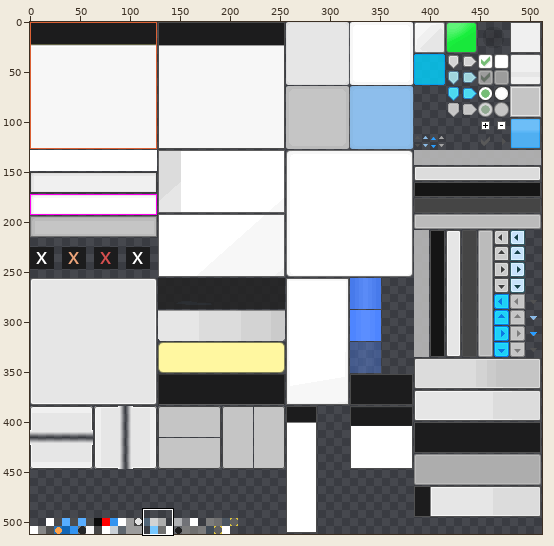
Sprite sheet: SMH/bin/Debug/Res/Img/Skin.png. The first picture is a wide view before the edit; the outline marks the close-up.
Close-up. The starting point:
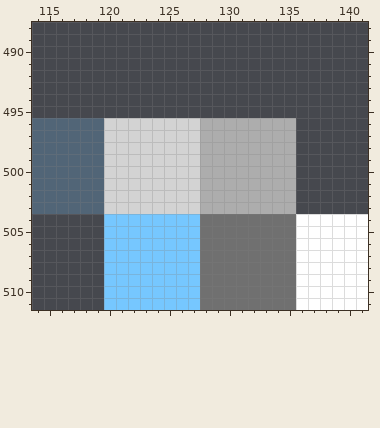
The file is 512x512 pixels. Pixels under 10% opacity are left out. Colours within 5 levels of each other are drawn and written as one. Shown: x 114..141, y 488..511.
New version:
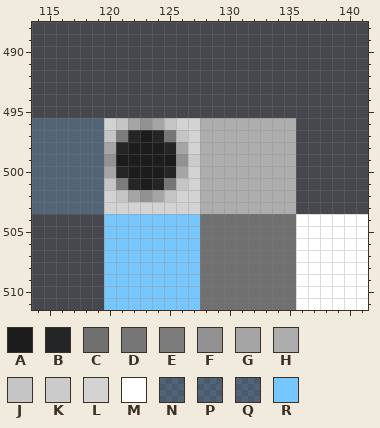
Palette (. is transparent): A #1c1c1d  B #232527  C #707070  D #767677  E #7c7c7c  F #929292  G #a5a5a5  H #adadad  J #c5c5c5  K #cbcbcb  L #d3d3d3  M #ffffff  N #70bcf13e  P #73c2f83d  Q #76c7ff3b  R #76c7ff
What changed:
@@ x 117..129 @@
 495 .............
-496 QQQLLLLLLLLHH
-497 QQQLLLLLLLLHH
-498 QQQLLLLLLLLHH
-499 QQQLLLLLLLLHH
-500 QQQLLLLLLLLHH
-501 QQQLLLLLLLLHH
-502 QQQLLLLLLLLHH
+496 QQQLJGFGJLLHH
+497 QQQJEBABDJLHH
+498 QQPGBAAABGLHH
+499 QQNFAAAAAFKHH
+500 QQPGBAAABGLHH
+501 QQQJEBABDJLHH
+502 QQQLJGFGJLLHH
 503 QQQLLLLLLLLHH
